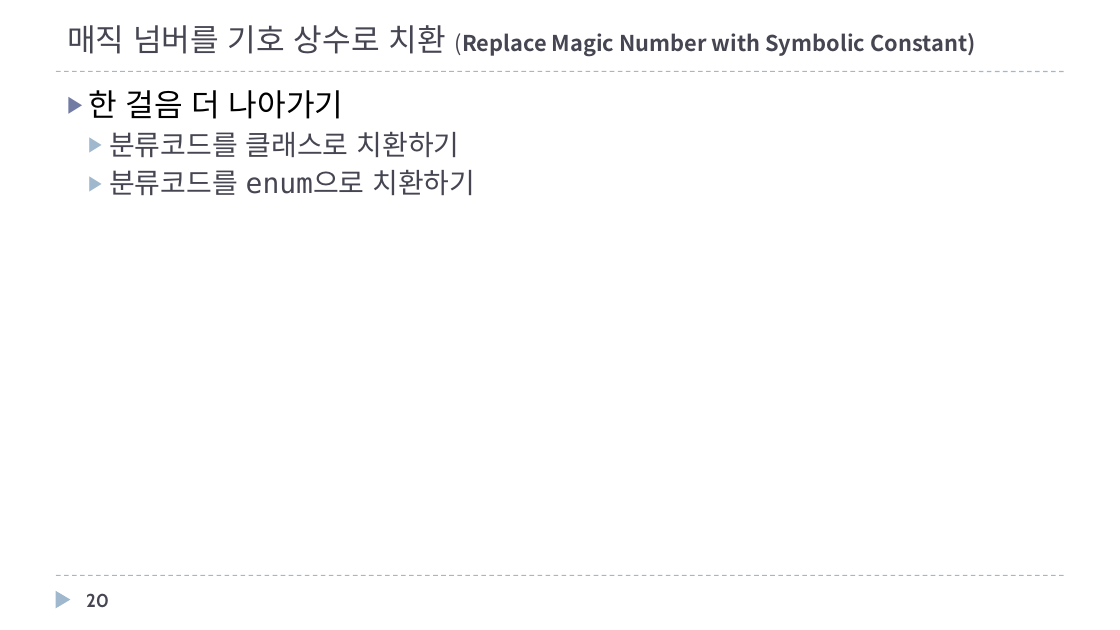
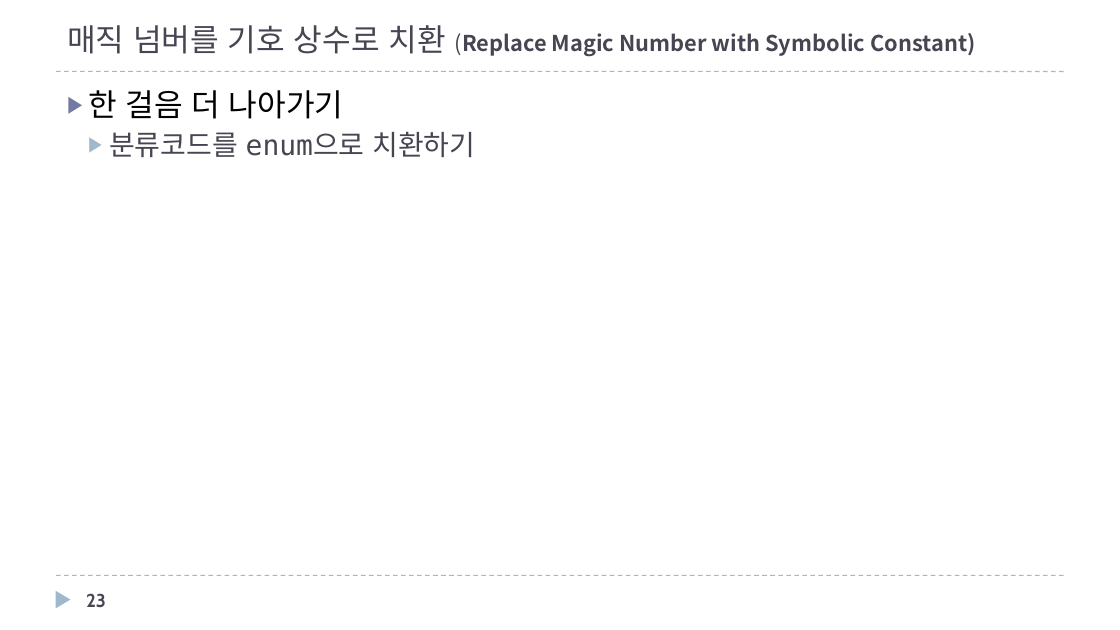
Before and after one commit to mkgungor/refactoring_java, a slide deck: slide 23 of ppt/자바로 배우는 리팩토링 입문.pptx (slide 20 before the commit). Drawn at 1120x630 pixels with LibreOffice and Linux fonts; fonts in the diff are those of the drawing. Boxes give left, top, right and bottom in pixels: in the first picture for what was removed or moved away, otherwise in the second. Text is boxed around its words. In the diff, an @@ line names an element or a change of style, - is before the commit and + after.

```diff
--- a/ppt/자바로 배우는 리팩토링 입문.pptx
+++ b/ppt/자바로 배우는 리팩토링 입문.pptx
@@ text at (109, 131, 459, 157): paragraph removed @@
-  ▶ 분류코드를 클래스로 치환하기
@@ page number at (86, 593, 106, 607): text changed @@
-20
+23
```
Also in this commit, not shown: 6 other slides changed, 3 slides added, 1 other file.
